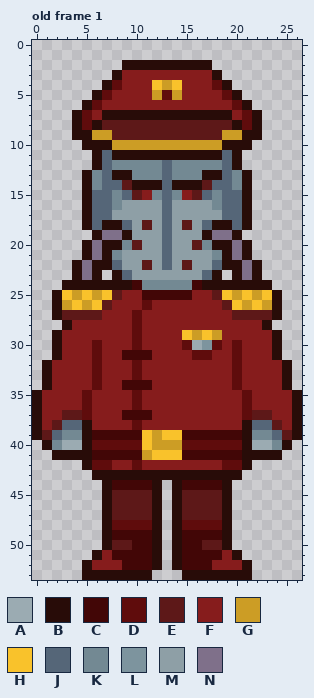
Pixel-art file -- WIP/Characters/Ironface.aseprite. That is the earlier state.
27x54 pixels, 1 frame. Colours within 5 levels of each other are drawn and written as one. Shown: old frame 1. The commit also changed other frames, which this record leaves out.
Palette (. is transparent): A #9babb2  B #280c08  C #420606  D #5f0c0c  E #5d1818  F #861c1c  G #cc9d25  H #f9c22b  J #556678  K #738993  L #7d949e  M #8e9fa6  N #7f708a
Once edited:
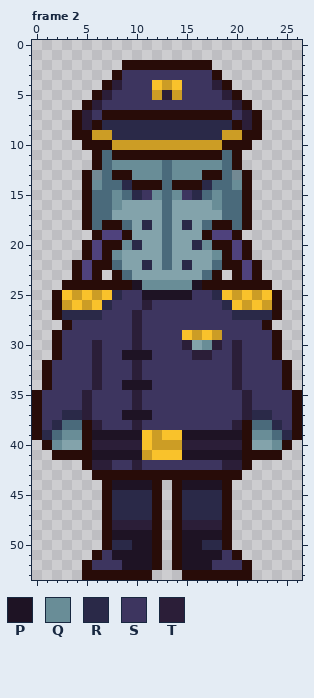
Colours new in this view: P #1e1324  Q #698d97  R #2a2948  S #3d355f  T #2b1e38
A new or re-ordered frame is compared with the old frame closest to it.
The exact change:
frames 1 -> 2
layer "Flattened #2" added
layer "g" opacity 55% colour added
layer "Pipes" removed
colour J: #556678 -> #4a6a7b
colour M: #8e9fa6 -> #83a3ab
colour N: #7f708a -> #4f427d
Changed rows in their new state; - is a pixel that keeps its letter.
Frame 2 is new; against old frame 1, layers "g", "Hat", "Flattened":
first column x 1:
 3 --------SSSSSSSSS--------
 4 -------TSSS---SSST-------
 5 ------TSSSS-T-SSSST------
 6 -----TSSSSSSSSSSSSST-----
 7 ----TS-------------ST----
 8 ----T-RRRRRRRRRRRRR-T----
 9 -------RRRRRRRRRRR-------
12 -------QQQQQ-QQQQQ-------
13 ---------QQQ-QQQ---------
14 -----Q--R-------R--Q-----
15 -------Q-RSQ-QSR-Q-------
16 -------Q---------Q-------
18 ----------R---R----------
20 --------QR-----RQ--------
21 -------Q---------Q-------
22 ----------R---R----------
24 ---------PQQQQQP---------
25 -------RSSPPPPPSSR-------
26 ------RSSSTSSSSSSSR------
27 --RRRRSSSTSSSSSSSSSRRRR--
28 ---SSSSSSTSSSSSSSSSSSS---
29 --SSSSSSSTSSSS----SSSSS--
30 --SSSTSSSTSSSSTMQTSTSSS--
31 --SSSTSSPPPSSSSTTSSTSSS--
32 -SSSSTSSSTSSSSSSSSSTSSSS-
33 -SSSSTSSSTSSSSSSSSSTSSSS-
34 -SSSSTSSPPPSSSSSSSSTSSSS-
35 SSSSTSSSSTSSSSSSSSSSTSSSS
36 SSSSTSSSSTSSSSSSSSSSTSSSS
37 SSRRTSSSPPPSSSSSSSSSTRRSS
38 SR---TSSSTSSSSSSSSST---RS
39 R-QQ-PPPPP----PPPPPP-QQ-R
40 -QMM-TTTTT----TTTTTT-MMQ-
41 -----PPPPP----PPPPPP-----
42 -----TTSSTSSSSSSSSTT-----
44 -------PPPP---PPPP-------
45 -------RRRR---RRRR-------
46 -------RRRR---RRRR-------
47 -------RRRR---RRRR-------
48 -------TTTT---TTTT-------
49 -------PPPP---PPPP-------
50 -------RRPP---PPRR-------
51 ------SPPPP---PPPPS------
52 -----SSSPPP---PPPSSS-----
Boxes around the changes in both pictures, in picture pixels (x1, y1, x2, y2):
changed: (42, 70, 292, 570)
